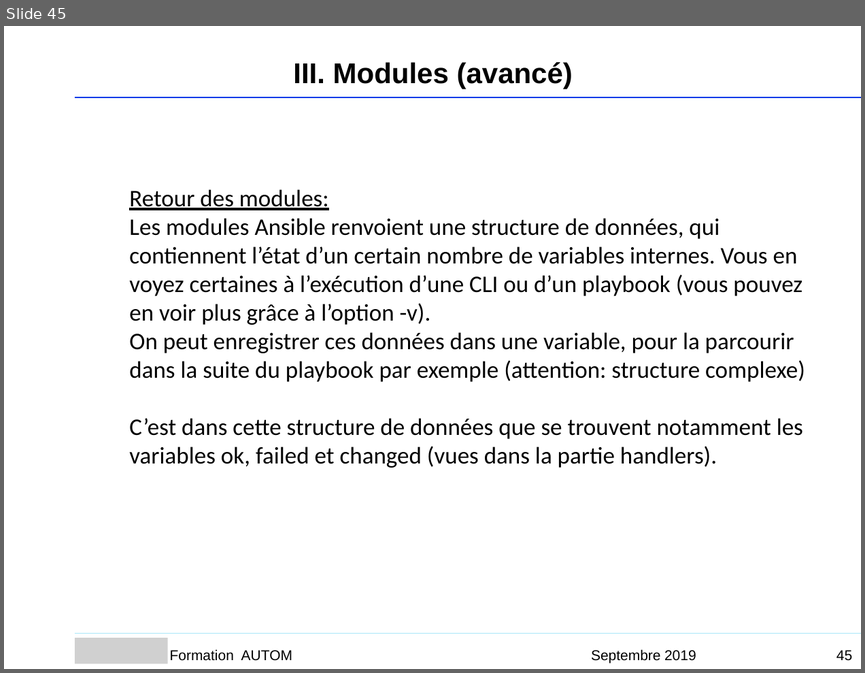
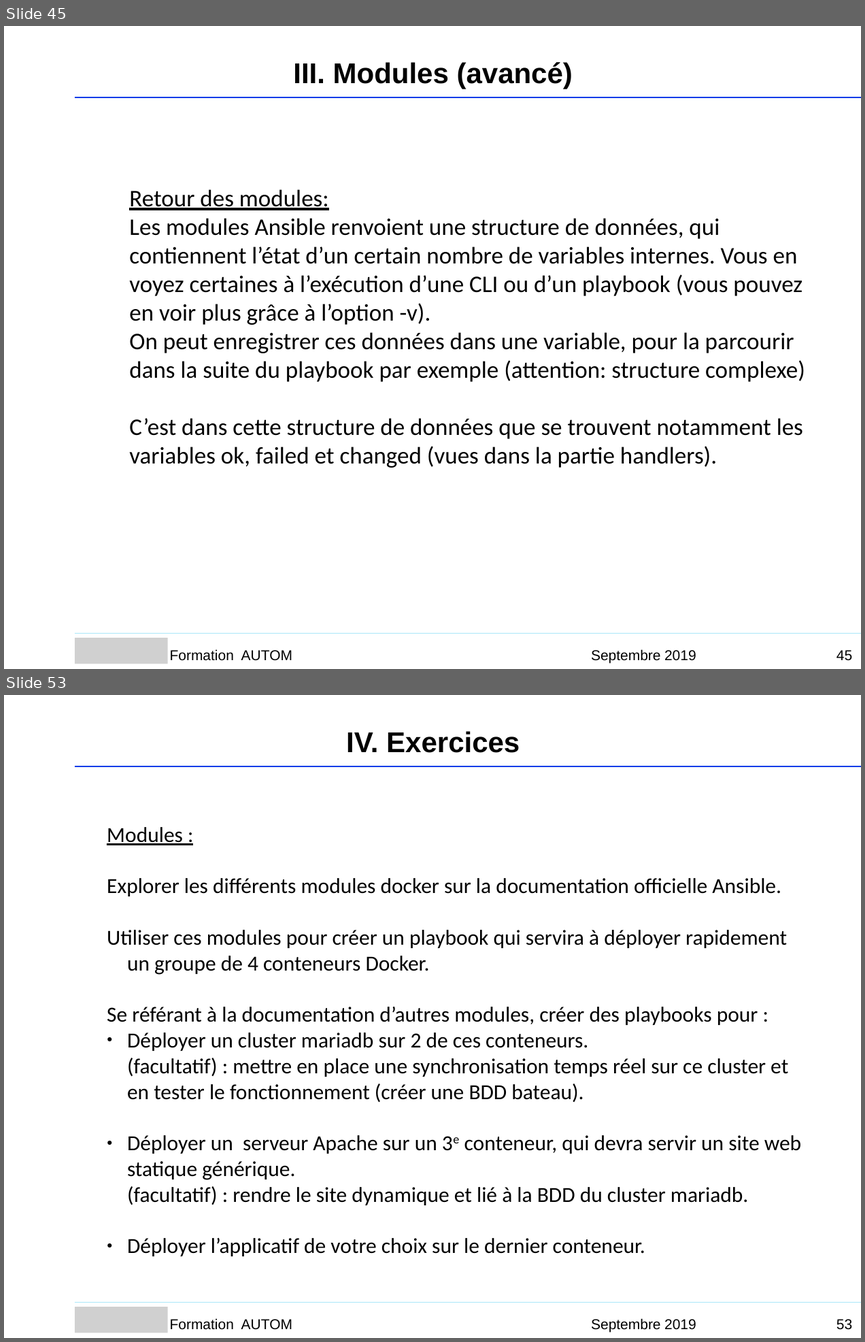
Before and after one commit to Sputnik93/cours_ansible, a slide deck: Ansible_support_cours_AGO.ppt. Shown one above the other, each under a label of ours: slide 45 before the commit, slides 45 and 53 after it; the slides between them are not shown. The pictures are 865x673 and 865x1342 pixels, drawn with LibreOffice and Linux fonts; fonts in the diff are those of the drawing; grey boxes stand for pictures; background and template pictures are left out. Boxes give left, top, right and bottom in pixels: in the first picture for what was removed or moved away, otherwise in the second. Text is boxed around its words. In the diff, an @@ line names an element or a change of style, - is before the commit and + after.

```diff
--- a/Ansible_support_cours_AGO.ppt
+++ b/Ansible_support_cours_AGO.ppt
@@ slide 53 added at [4, 695, 861, 1338], background #FFFFFF @@
@@ text added at [346, 731, 519, 753], 24 pt, text #000000, bold @@
+IV. Exercices
@@ freeform shape added at [75, 766, 861, 766], outline #053CE8 0.99 pt @@
@@ text added at [107, 827, 801, 1256], 18 pt, text #000000 @@
+Modules :
+Explorer les différents modules docker sur la documentation officielle Ansible.
+Utiliser ces modules pour créer un playbook qui servira à déployer rapidement un groupe de 4 conteneurs Docker.
+Se référant à la documentation d’autres modules, créer des playbooks pour :
+● Déployer un cluster mariadb sur 2 de ces conteneurs.
+  (facultatif) : mettre en place une synchronisation temps réel sur ce cluster et en tester le fonctionnement (créer une BDD bateau).
+● Déployer un serveur Apache sur un 3e conteneur, qui devra servir un site web statique générique.
+  (facultatif) : rendre le site dynamique et lié à la BDD du cluster mariadb.
+● Déployer l’applicatif de votre choix sur le dernier conteneur.
@@ freeform shape added at [75, 1302, 861, 1302], outline #AAE7F9 0.99 pt @@
@@ picture added at [75, 1307, 169, 1334] @@
@@ text added at [170, 1318, 292, 1329], 12 pt, text #000000 @@
+Formation AUTOM
@@ text added at [591, 1318, 696, 1331], 12 pt, text #000000 @@
+Septembre 2019
@@ page number added at [836, 1319, 852, 1329], 12 pt, text #000000 @@
+53
```
Also in this commit, not shown: 14 slides changed, 4 other slides added, 15 slides removed.
